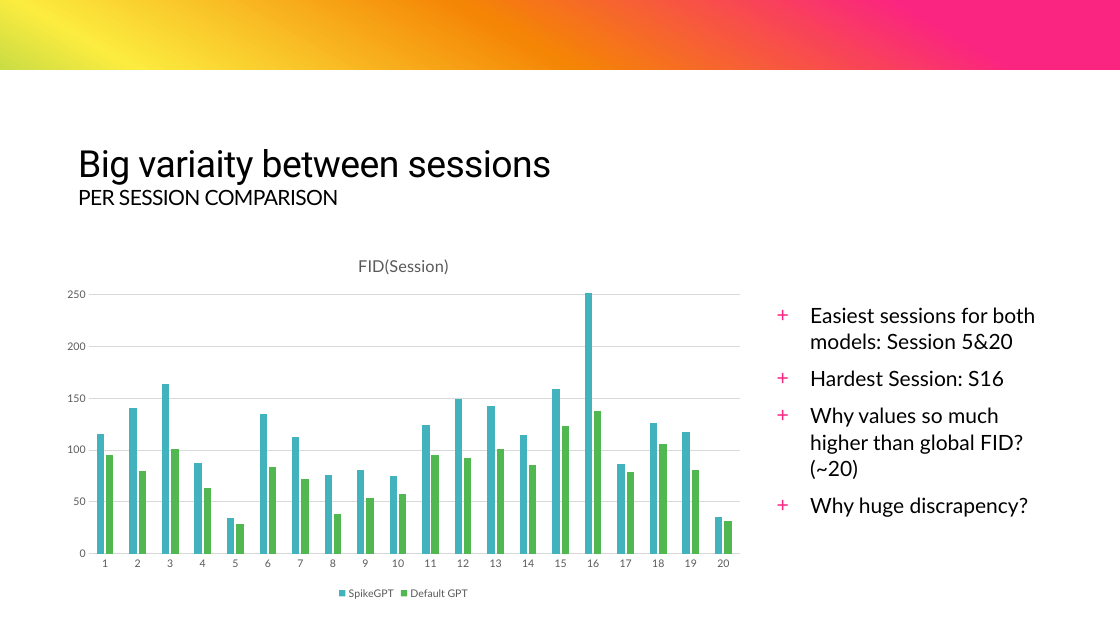
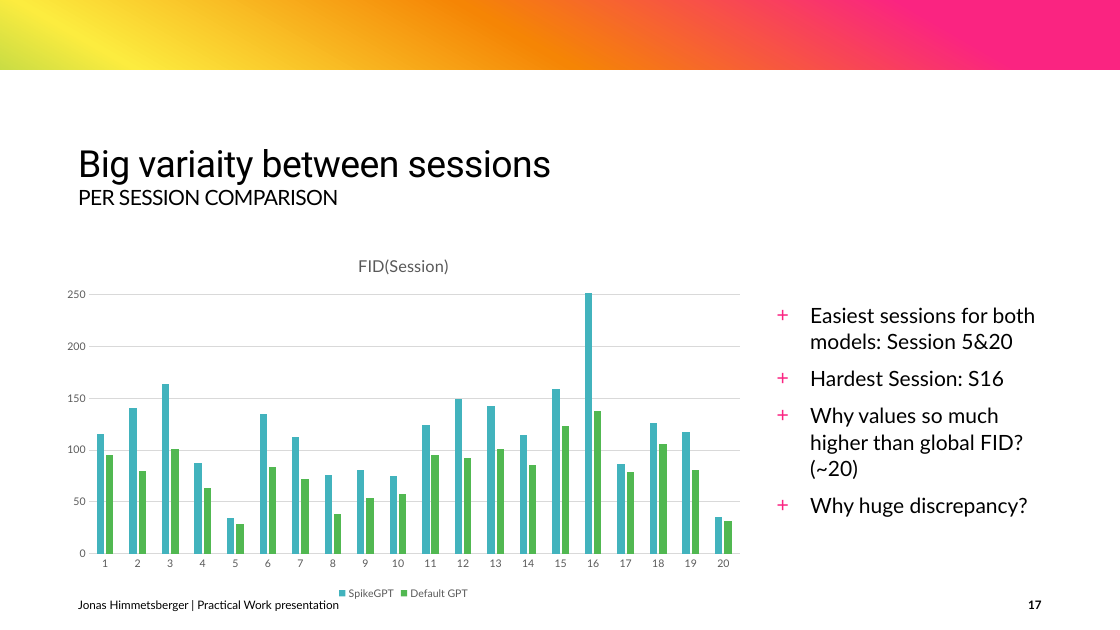
Before and after one commit to JonasHimmetsbergerStudent/BA, a slide deck: slide 17 of documents/Transformers as generative models for neural activity.pptx. Drawn at 1120x630 pixels with LibreOffice and Linux fonts; fonts in the diff are those of the drawing. Boxes give left, top, right and bottom in pixels: in the first picture for what was removed or moved away, otherwise in the second. Text is boxed around its words. In the diff, an @@ line names an element or a change of style, - is before the commit and + after.

```diff
--- a/documents/Transformers as generative models for neural activity.pptx
+++ b/documents/Transformers as generative models for neural activity.pptx
@@ text at (810, 497, 1028, 517): text changed @@
-+ Why huge discrapency?
++ Why huge discrepancy?
@@ text added at (78, 600, 339, 611), 10 pt, text #000000 @@
+Jonas Himmetsberger | Practical Work presentation
@@ page number added at (1028, 600, 1041, 609), 10 pt, text #000000, bold @@
+17
```
Also in this commit, not shown: 14 other slides changed, 6 slides added, 1 slide removed, 1 other file.
